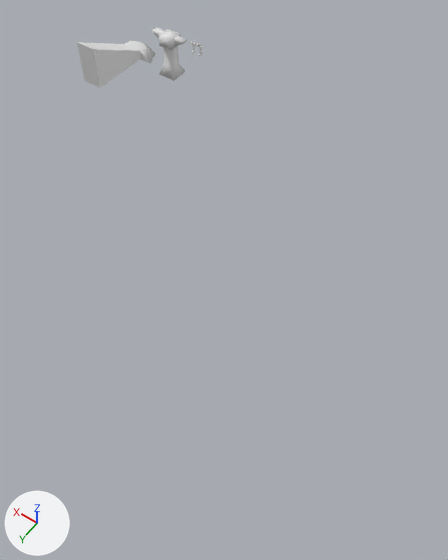
An edit to the Blender file Assets/Models/environment_fortress_tileset.blend, drawn before and after from the same camera.
Rendered twice from a 50 mm lens placed at (-34.7, 44.0, 35.0), pointed at (-18.3, 21.1, -1.0). Arrows for +X, +Y and +Z are at lower left; the lights stay in place. Objects named as collision shapes, trigger or cutter boxes, shadow casters or lower levels of detail are left out.

Names of what the first picture shows: 'fortress_prop_pillar', 'fortress_prop_staircase_a'.
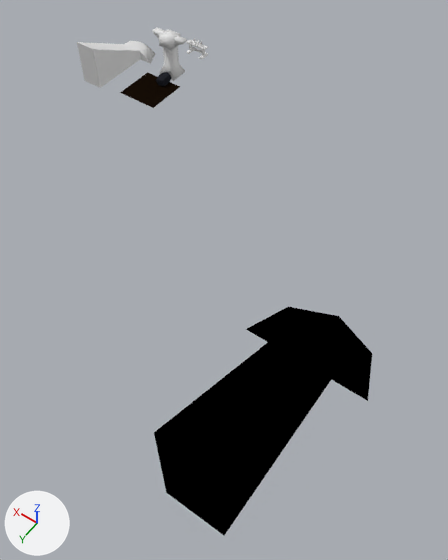
Where the change shows, as pixel boxes [x1, y1, x2, y2] in the pictures (448 x 560 px):
'Cube_Cube.681', added (black)
    after: [154, 307, 372, 535]
'Plane.022', added (black)
    after: [120, 72, 180, 108]
'Cube.015_Cube.014', added
    after: [156, 72, 171, 86]

Diff of the bpy script that builds the scene:
```diff
--- a/Assets/Models/environment_fortress_tileset.blend.py
+++ b/Assets/Models/environment_fortress_tileset.blend.py
@@ mat_no_render_untitled_003 @@
+mat_no_render_untitled_003 = diffuse_material('no_render_Untitled.003')
+mat_no_render_untitled_003.base_color = (0.0, 0.0, 0.0)  # black #000000
@@ mat_material_001 @@
+mat_material_001 = diffuse_material('Material.001')
+mat_material_001.base_color = (0.00808, 0.00424, 0.00194)  # black #160e06
@@ mat_fortress_stone @@
+mat_fortress_stone = diffuse_material('fortress_stone')
+mat_fortress_stone.base_color = (0.0179, 0.0192, 0.0254)  # black #24262c
@@ me_cube_cube_681 @@
+me_cube_cube_681.from_pydata(...)  # 16 vertices, 16 faces; spans x -31.6..-22.4, y 0.0..8.0, z -36.0..-19.7
+me_cube_cube_681.materials.append(mat_no_render_untitled_003)  # black #000000
@@ me_plane_022 @@
+me_plane_022.from_pydata([(0.0, 0.0, -7.31), (2.0, 0.0, -7.31), (2.0, 0.0, -9.31), (0.0, 0.0, -9.31), (-2.0, 0.0, -7.31), (-2.0, 0.0, -9.31), (-2.0, 0.0, -5.31), (0.0, 0.0, -5.31), (2.0, 0.0, -5.31)], [], [(0, 1, 2, 3), (4, 0, 3, 5), (6, 7, 0, 4), (7, 8, 1, 0)])
+me_plane_022.materials.append(mat_material_001)  # its picture is missing
@@ me_cube_015_cube_014 @@
+me_cube_015_cube_014.from_pydata(...)  # 770 vertices, 1435 faces; spans x -0.816..0.113, y -0.076..0.821, z -6.368..-5.022
+me_cube_015_cube_014.materials.append(mat_fortress_stone)  # its picture is missing
@@ ob_cube_cube_681 @@
+ob_cube_cube_681 = bpy.data.objects.new('Cube_Cube.681', me_cube_cube_681)
+ob_cube_cube_681.location = (0.0, 0.0, 0.0)
+ob_cube_cube_681.rotation_euler = (1.571, 0.0, 0.0)  # degrees (90, 0, 0)
@@ ob_plane_022 @@
+ob_plane_022 = bpy.data.objects.new('Plane.022', me_plane_022)
+ob_plane_022.location = (0.0, 0.0, 0.0)
+ob_plane_022.rotation_euler = (1.571, 0.0, 0.0)  # degrees (90, 0, 0)
@@ ob_cube_015_cube_014 @@
+ob_cube_015_cube_014 = bpy.data.objects.new('Cube.015_Cube.014', me_cube_015_cube_014)
+ob_cube_015_cube_014.location = (0.0, 0.0, 0.0)
+ob_cube_015_cube_014.rotation_euler = (1.571, 0.0, 0.0)  # degrees (90, 0, 0)
```
